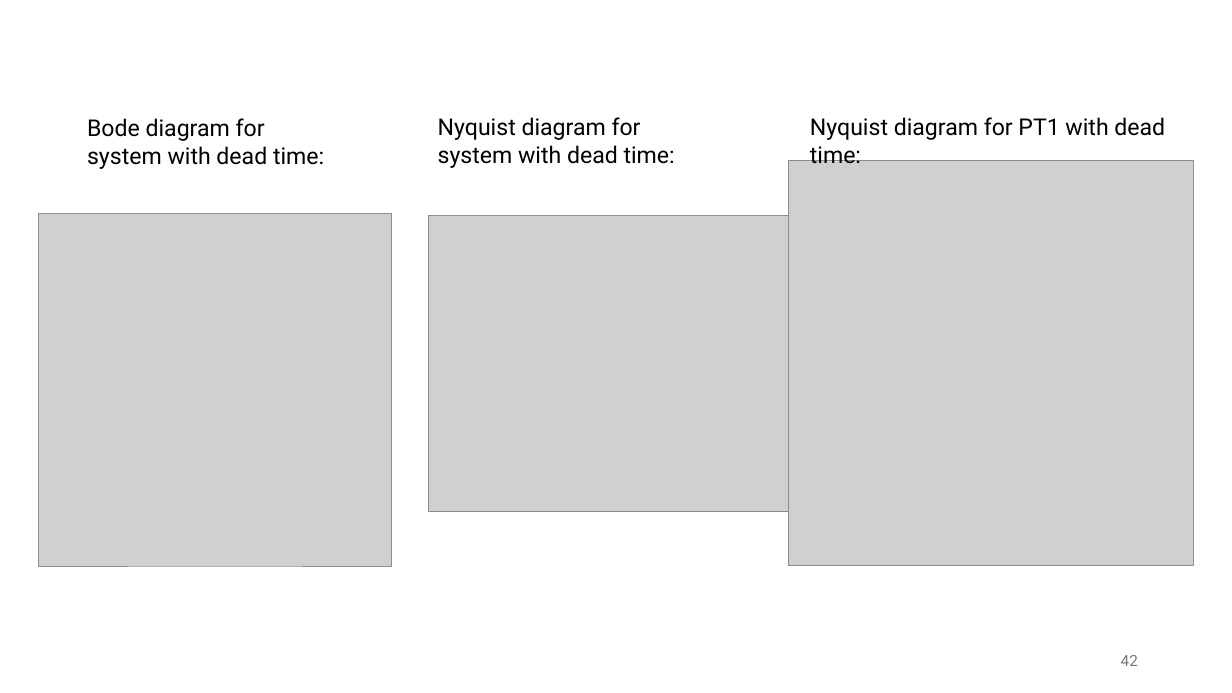
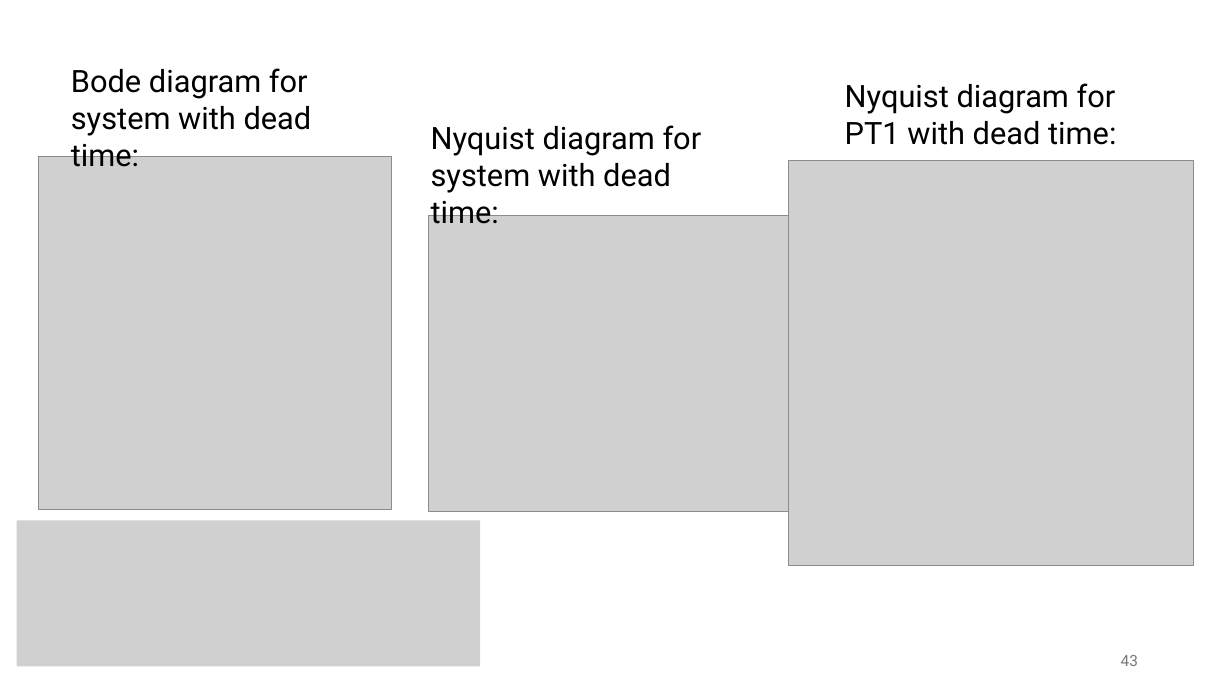
Before and after one commit to FelixWick/control_engineering, a slide deck: slide 43 of slides/3_Laplace.pptx (slide 42 before the commit). Drawn at 1232x693 pixels with LibreOffice and Linux fonts; fonts in the diff are those of the drawing; grey boxes stand for pictures. Boxes give left, top, right and bottom in pixels: in the first picture for what was removed or moved away, otherwise in the second. Text is boxed around its words. In the diff, an @@ line names an element or a change of style, - is before the commit and + after.

Commit message:
system identification with Bode plots

```diff
--- a/slides/3_Laplace.pptx
+++ b/slides/3_Laplace.pptx
@@ size 18 to 24 pt in 3 elements at [431, 125, 702, 224], [845, 83, 1116, 145], [71, 68, 312, 167] @@
@@ text "Bode diagram for system with ...": place and size @@
-text "Bode diagram for system with ..." at [87, 118, 324, 169]
+text "Bode diagram for system with ..." at [71, 68, 312, 167]
@@ text "Nyquist diagram for PT1 with ...": place and size @@
-text "Nyquist diagram for PT1 with ..." at [810, 117, 1165, 164]
+text "Nyquist diagram for PT1 with ..." at [845, 83, 1116, 145]
@@ text "Nyquist diagram for system with ...": place and size @@
-text "Nyquist diagram for system with ..." at [438, 117, 675, 168]
+text "Nyquist diagram for system with ..." at [431, 125, 702, 224]
@@ picture: place and size @@
-picture at [38, 213, 392, 567]
+picture at [38, 156, 392, 509]
@@ picture added at [17, 520, 481, 666] @@
@@ page number at [1121, 655, 1138, 666]: text changed @@
-42
+43
```
Also in this commit, not shown: 4 other slides changed, 3 slides added, 2 other files.
